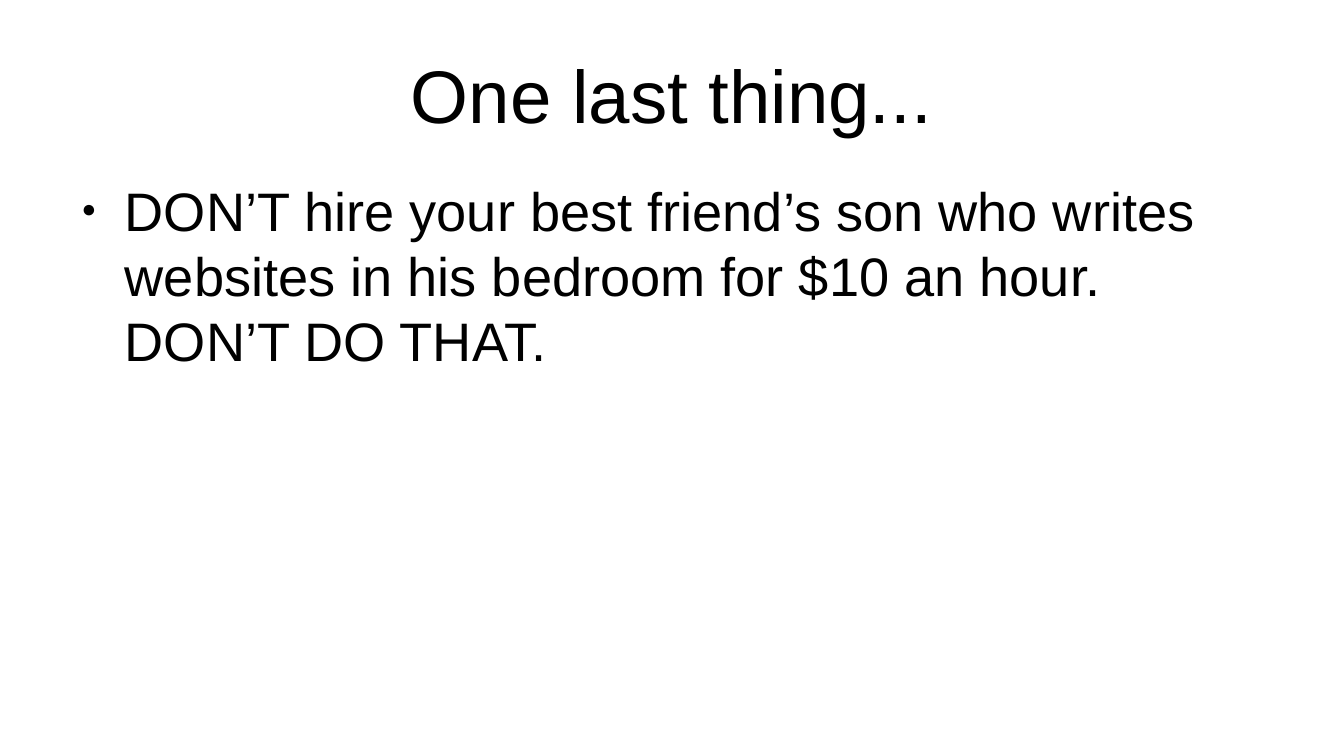
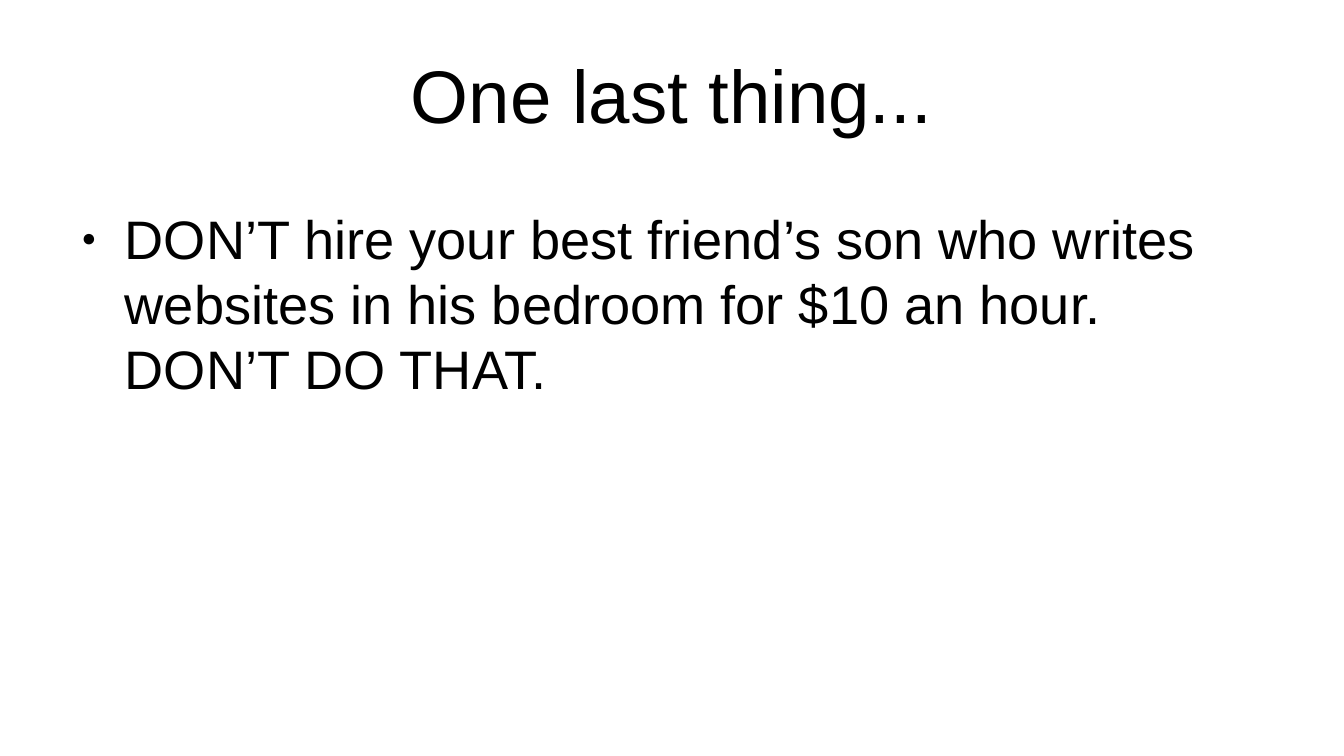
Before and after one commit to projectEndings/Endings, a slide deck: slide 6 of presentations/dhsi2019/talk_to_your_programmer.odp. Drawn at 1344x756 pixels with LibreOffice and Linux fonts; fonts in the diff are those of the drawing. Boxes give left, top, right and bottom in pixels: in the first picture for what was removed or moved away, otherwise in the second. Text is boxed around its words. In the diff, an @@ line names an element or a change of style, - is before the commit and + after.

```diff
--- a/presentations/dhsi2019/talk_to_your_programmer.odp
+++ b/presentations/dhsi2019/talk_to_your_programmer.odp
@@ text "DON’T hire your best friend’s ...": place and size @@
-text "DON’T hire your best friend’s ..." at [125,191,1194,362]
+text "DON’T hire your best friend’s ..." at [125,219,1194,390]
```
Also in this commit, not shown: 7 other slides changed, 10 slides added.
